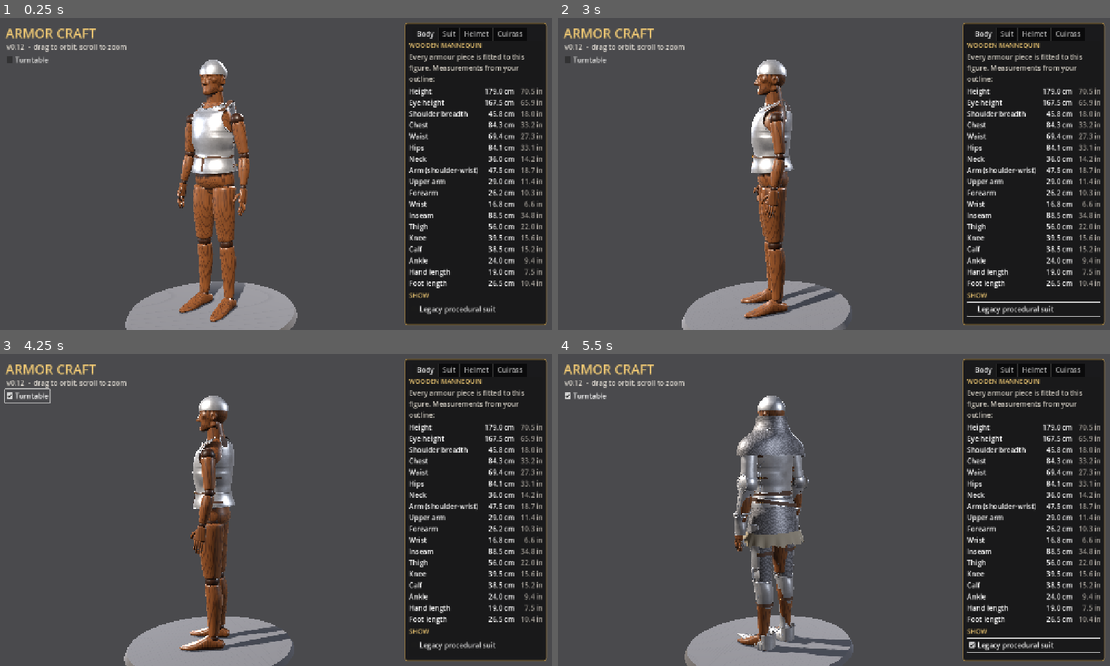
Above: before the commit, frames 1-4 (two rows, left to right).
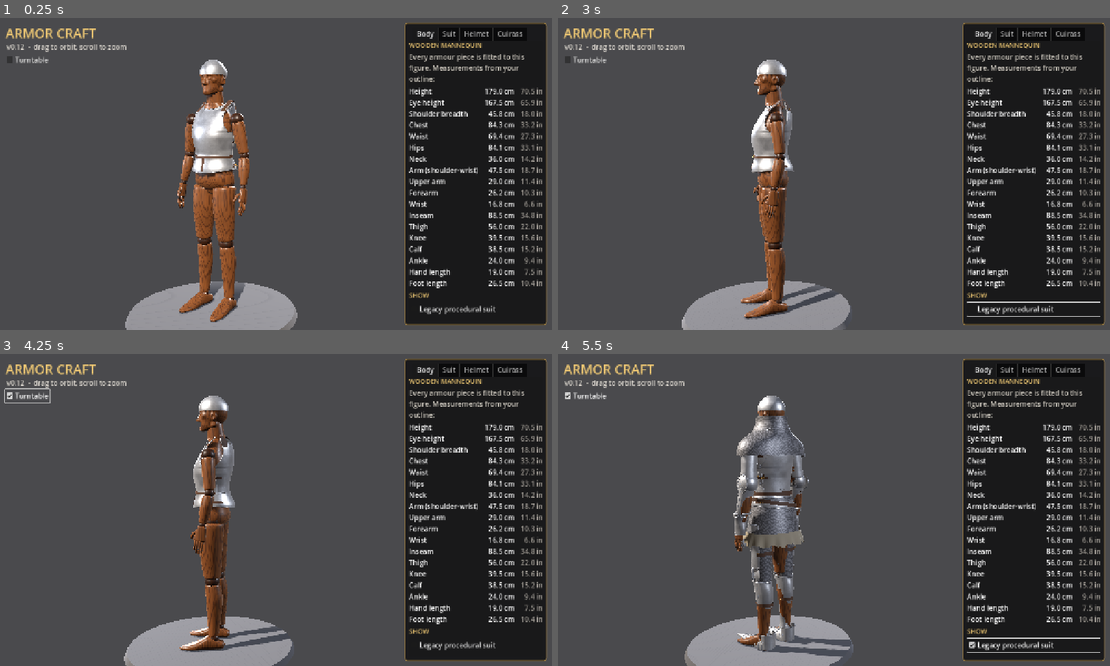
Above: after the commit, the same moments.

Repository: Kmad666/Armor-Craft
Game: Godot game, scene res://scenes/main.tscn
Two runs of this game, one before a commit and one after it. Both use one fixed random seed, a clock stepped at 60 frames per second and the inputs below.
Inputs (mouse positions are in pixels of both pictures, inside the frame that each line leads up to):
- Up to frame 1 (0.25 s): no input
- Up to frame 2 (3 s): click "Turntable" at 0.5 s; click "Legacy procedural suit" at 1.25 s; click "Turntable" at 2 s; click "Legacy procedural suit" at 2.75 s
- Up to frame 3 (4.25 s): click "Turntable" at 3.5 s
- Up to frame 4 (5.5 s): click "Legacy procedural suit" at 4.25 s; move the mouse to (955, 494) at 5.02 s; click (955, 494) at 5.17 s

The runs differ from the first frame. In frame 1, 0.5% of the frame differs, in the area x 33-45%, y 26-90%; in frame 2, 0.4%; in frame 3, 0.3%; in frame 4, 0.2%.

Commit message:
Cuirass silhouette pass: average 4 mm from the reference outline
Overlay tool compares rendered front/side/back silhouettes with the traced
outline. Mannequin chest given a realistic side profile (slopes back to
the collarbone, ribcage narrows below the armpit); padding trimmed to
8 mm; cuts pulled in by the rolled-edge radius; hem rises over the hips;
fauld sits closer to the plates.

Co-Authored-By: Claude Opus 5.5 <noreply@anthropic.com>
Claude-Session: https://claude.ai/code/session_01WeZQLGxhK27PqRdm928ucn

Diff:
--- a/scripts/pieces/cuirass.gd
+++ b/scripts/pieces/cuirass.gd
@@ -37,10 +37,11 @@
 const SEAM_Y := 1.128      # division between the mid and bottom sections
 const SEAM_Z := -0.039     # side seam where breast and back plates meet
 const BOTTOM_FRONT := 1.017
-const BOTTOM_RISE := 0.011 # the lower edge rises this much toward the back
-const CLEAR_SIDE := 0.014
-const CLEAR_FB := 0.02
-
+const BOTTOM_RISE := 0.022 # the lower edge rises this much over the hips
+const CLEAR_SIDE := 0.008
+const CLEAR_FB := 0.008
+
+const EDGE_R := 0.0033     # rolled edge radius (cuts are pulled in by this)
 const COLS := 144          # around the body
 const ROW_STEP := 0.0036    # metres between rows
 
@@ -146,9 +147,9 @@
 	if y >= chest_base:
 		var zs := [chest_base, arm - 0.07, arm, m["shoulder_height"] - 0.02, top - 0.04, top]
 		return Vector3(
-			_hermite(y, zs, [ww * 1.02, cw * 0.97, cw, cw * 0.93, 0.105, 0.062]),
-			_hermite(y, zs, [wd, cd * 0.96, cd, cd * 0.88, 0.075, 0.058]),
-			_hermite(y, zs, [0.0, 0.008, 0.012, 0.004, -0.01, -0.006]))
+			_hermite(y, zs, [ww * 1.02, cw * 0.93, cw, cw * 0.93, 0.098, 0.062]),
+			_hermite(y, zs, [wd, cd * 0.93, cd, cd * 0.72, 0.056, 0.05]),
+			_hermite(y, zs, [0.0, 0.006, 0.012, 0.0, -0.012, -0.008]))
 	var pel_top: float = m["waist_height"] - 0.03
 	var crotch: float = m["crotch_height"]
 	var hip: float = m["hip_height"]
@@ -184,7 +185,7 @@
 		bodies.append(b)
 		# at the armpit the arm hangs close to the chest: tighten the plate there
 		var pit := smoothstep(1.26, 1.29, y) * (1.0 - smoothstep(1.33, 1.37, y))
-		var clear_side := CLEAR_SIDE - 0.0075 * pit
+		var clear_side := CLEAR_SIDE - 0.002 * pit
 		cs_a.append(clear_side)
 		var xf := minf(_hermite(y, ty, T_XF), 0.1585 + 0.03 * (1.0 - pit))
 		var xb := minf(_hermite(y, ty, T_XB), 0.1585 + 0.03 * (1.0 - pit))
@@ -196,7 +197,7 @@
 		# wearer in places); fades out over the shoulders, where the neck
 		# cut takes over
 		var fade := 1.0 - smoothstep(1.44, 1.48, y)
-		var margin := 0.002
+		var margin := 0.001
 		zf = lerpf(zf, _smax(zf, b.z + b.y + CLEAR_FB + margin, 0.02), fade)
 		zb = lerpf(zb, -_smax(-zb, -(b.z - b.y) + CLEAR_FB + margin, 0.02), fade)
 		if pit < 0.5:
@@ -312,9 +313,10 @@
 	return n
 
 
-## Lower edge (front lowest, rising toward the back).
+## Lower edge: lowest at the front and back centres, rising over the hips.
 func bottom(a: float) -> float:
-	return BOTTOM_FRONT + BOTTOM_RISE * (1.0 - cos(a))
+	var s := sin(a)
+	return BOTTOM_FRONT + BOTTOM_RISE * s * s
 
 
 ## Angle of the side seam on side sx (+1 / -1).
@@ -337,9 +339,9 @@
 func _cut_mid(p: Vector3, a: float, y: float, row: PackedFloat32Array, side: int) -> float:
 	var c := cos(a)
 	var ax := absf(p.x)
-	var neck := y - _lin(ax, NECK_F if c >= 0.0 else NECK_B)
+	var neck := y - (_lin(ax, NECK_F if c >= 0.0 else NECK_B) - EDGE_R)
 	var w := (c + 1.0) * 0.5
-	var arm := ax - lerpf(row[6], row[5], w)
+	var arm := ax - (lerpf(row[6], row[5], w) - EDGE_R)
 	var f := maxf(neck, arm)
 	# split into breast (front of the seam) and back (behind, tucked under)
 	if side > 0:
@@ -350,7 +352,7 @@
 
 
 func _cut_fauld(_p: Vector3, a: float, y: float, _row: PackedFloat32Array, _side: int) -> float:
-	return bottom(a) - y
+	return bottom(a) + EDGE_R - y
 
 
 ## Builds a clipped surface; returns [mesh, boundary loops (arrays of [a, y])].
@@ -529,17 +531,19 @@
 	_add_mesh(root, res[0], metal)
 	# rolled edges everywhere except the hidden bottom row
 	var skip := func(_a: float, y: float) -> bool: return y < SEAM_Y - 0.01
-	_rolled_edges(root, res[1], push, 0.0033, skip)
+	_rolled_edges(root, res[1], push, EDGE_R, skip)
 
 
 func _build_fauld() -> void:
 	var root: Node3D = pieces["Fauld"]
 	_clear(root)
-	var push := 0.0035
+	var push := 0.002
 	var res: Array = _shell(BOTTOM_FRONT - 0.002, SEAM_Y + 0.004, push, Callable(self, "_cut_fauld"), 0)
 	_add_mesh(root, res[0], metal)
-	var skip := func(_a: float, _y: float) -> bool: return false
-	_rolled_edges(root, res[1], push, 0.0033, skip)
+	var hem := func(_a: float, y: float) -> bool: return y > SEAM_Y
+	var top := func(_a: float, y: float) -> bool: return y < SEAM_Y
+	_rolled_edges(root, res[1], push, EDGE_R, hem)   # hem
+	_rolled_edges(root, res[1], push, 0.0022, top)   # top edge, under the belt
 	# side seam lines on the flared band
 	for sx in [-1.0, 1.0]:
 		var pts := PackedVector3Array()
@@ -602,7 +606,7 @@
 	_clear(root)
 	_rivets = []
 	var by := SEAM_Y + 0.002
-	var push := 0.0075
+	var push := 0.006
 	# belt across the front, from seam to seam
 	var a_end := absf(seam_angle(1.0, by)) - 0.08
 	var band := func(a: float, t: float) -> Vector3:
@@ -616,12 +620,12 @@
 	_buckle(root, ab, by, push + 0.002, 0.024, 0.02)
 	var tail := func(a: float, t: float) -> Vector3:
 		var y := lerpf(by - 0.006, bottom(0.0) + 0.012, t)
-		return surface(a, y, 0.0035 + 0.0045)
+		return surface(a, y, 0.002 + 0.0045)
 	_add_mesh(root, K.surface(tail, ab - 0.05, ab + 0.05, 4, 0.0, 1.0, 16, Vector3(0, 1.08, 0)), leather)
-	_rivet_at(ab, by - 0.016, 0.0035 + 0.0055, 0.0055)
+	_rivet_at(ab, by - 0.016, 0.002 + 0.0055, 0.0055)
 	# buckled straps across each side seam: one on the plates, one on the fauld
 	for sx in [-1.0, 1.0]:
-		for spec in [[1.237, 0.0035], [1.068, 0.0035 + 0.0035]]:
+		for spec in [[1.237, 0.0035], [1.068, 0.002 + 0.0035]]:
 			var y: float = spec[0]
 			var pp: float = spec[1]
 			var a0 := seam_angle(sx, y)
Binary file changed: assets/mannequin/mannequin_wood.glb
Binary file changed: docs/cuirass.png
Binary file changed: docs/cuirass_on_mannequin.png
Binary file added: docs/cuirass_silhouette.png
Not shown, added: tests/shot_cuirass.gd.uid
Not shown, added: tests/shot_cuirass_ortho.gd.uid
Not shown, added: tests/shot_shoulders.gd.uid
Not shown, changed: art/blender/mannequin_wood.blend
